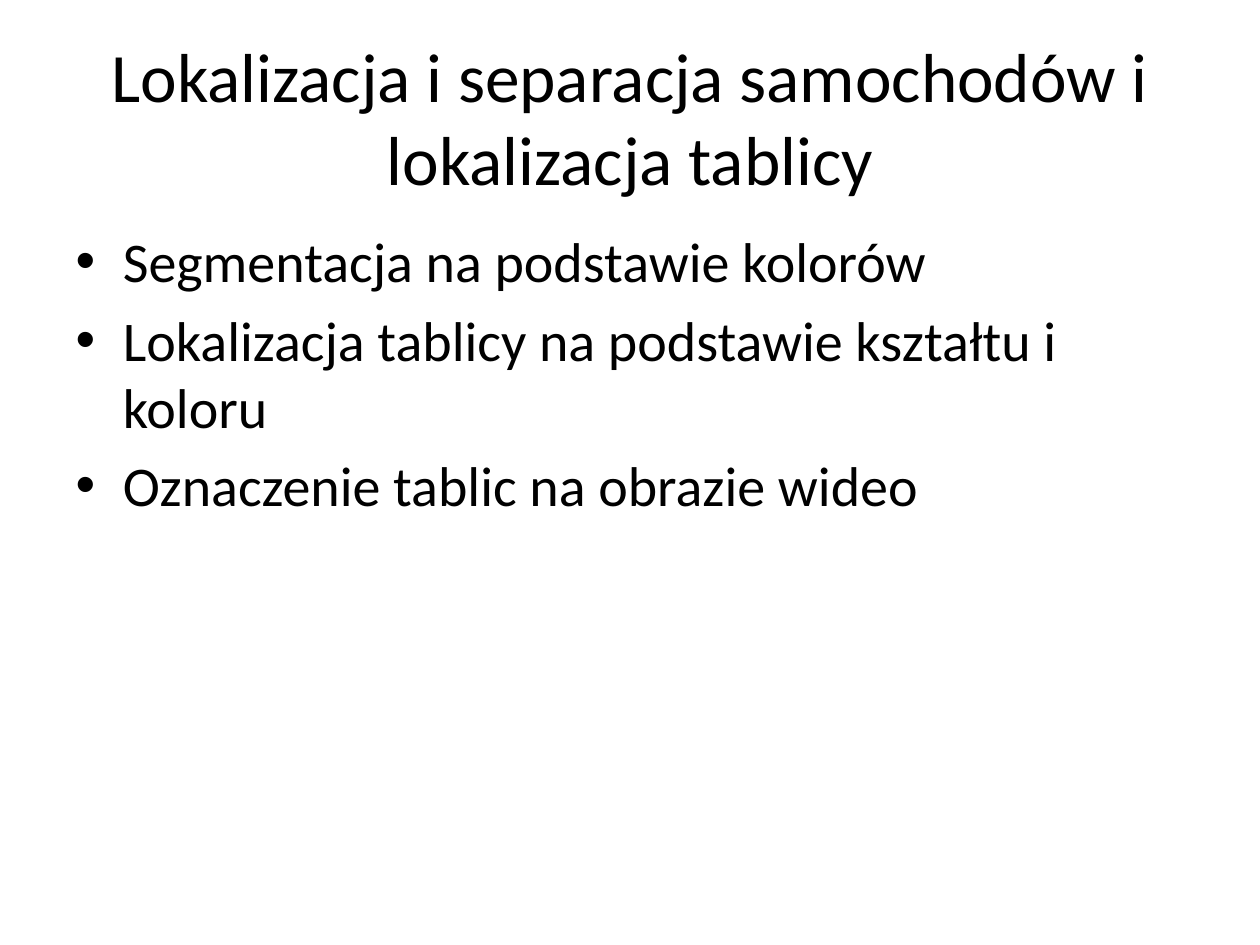
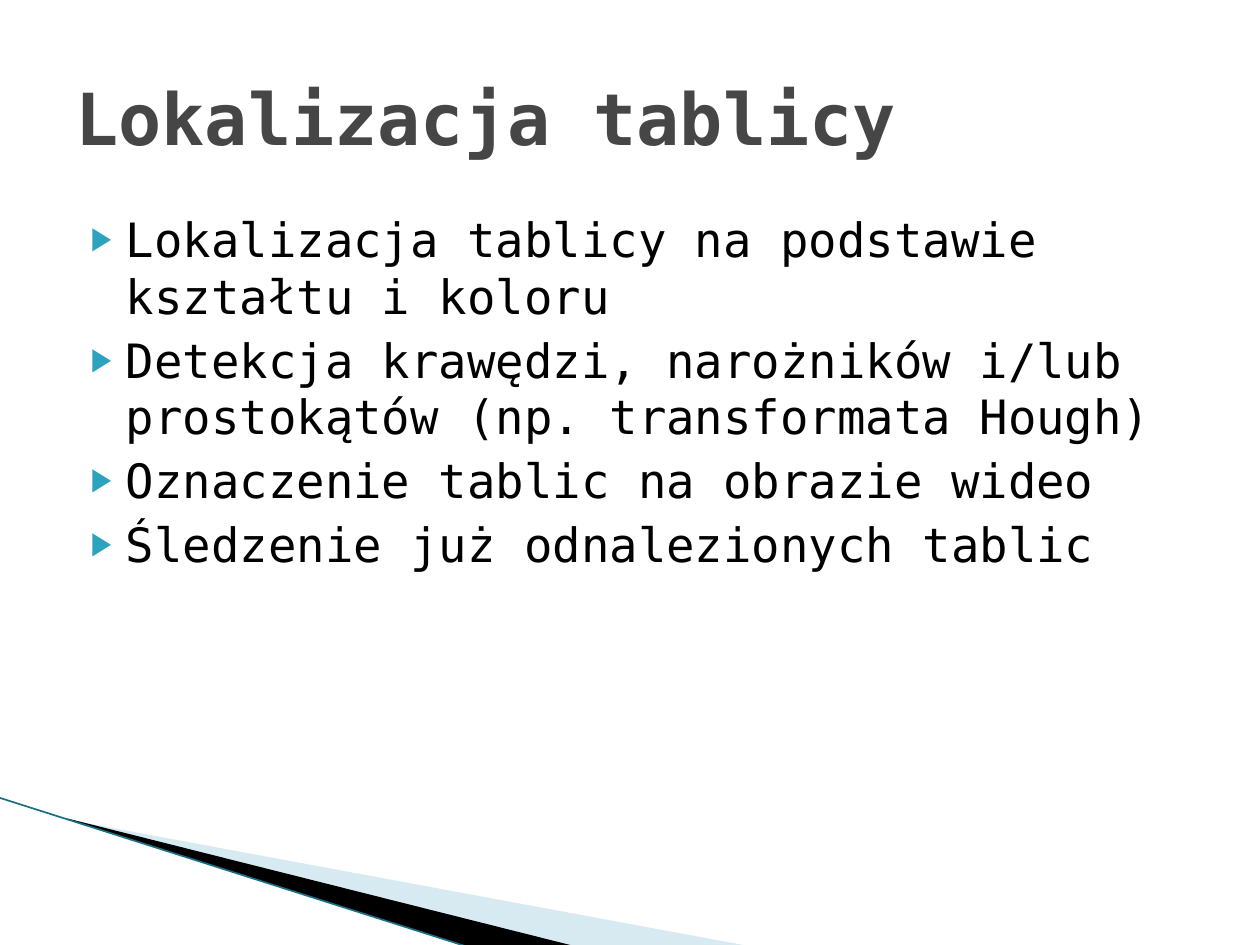
Before and after one commit to dworak/licence-plate-extractor, a slide deck: slide 8 of wizja systemu/Ekstrakcja widoków tablic rejestracyjnych z sekwencji wideo.pptx (slide 7 before the commit). Drawn at 1260x945 pixels with LibreOffice and Linux fonts; fonts in the diff are those of the drawing; background and template pictures are left out. Boxes give left, top, right and bottom in pixels: in the first picture for what was removed or moved away, otherwise in the second. Text is boxed around its words. In the diff, an @@ line names an element or a change of style, - is before the commit and + after.

```diff
--- a/wizja systemu/Ekstrakcja widoków tablic rejestracyjnych z sekwencji wideo.pptx
+++ b/wizja systemu/Ekstrakcja widoków tablic rejestracyjnych z sekwencji wideo.pptx
@@ title at (75,87,896,160): text changed; size 39.6 to 41 pt; font Calibri to DejaVu Sans Mono; text colour #000000 to #464646; bold on @@
-Lokalizacja i separacja samochodów i lokalizacja tablicy
+Lokalizacja tablicy
@@ text "Lokalizacja tablicy na podstawie kształtu ...": place and size @@
-text "Lokalizacja tablicy na podstawie kształtu ..." at (123,243,1056,507)
+text "Lokalizacja tablicy na podstawie kształtu ..." at (126,220,1151,572)
@@ text at (126,220,1093,499): size 32 to 27 pt, font Calibri to DejaVu Sans Mono in "Lokalizacja tablicy na podstawie kształtu i koloru", "Oznaczenie tablic na obrazie wideo"; bullet • to ▶; less space between paragraphs @@
@@ text at (123,243,925,292): paragraph removed @@
-• Segmentacja na podstawie kolorów
@@ text at (126,340,1151,444): paragraph added @@
+▶ Detekcja krawędzi, narożników i/lub prostokątów (np. transformata Hough)
@@ text at (126,523,1094,572): paragraph added @@
+▶ Śledzenie już odnalezionych tablic
@@ line added from (0, 798) to (467, 945), #97C5D8 0.95 pt @@
@@ freeform shape added at (67,818,576,945), fill #000000 @@
@@ freeform shape added at (69,819,750,945), fill #A0CBDC at 40% opacity @@
```
Also in this commit, not shown: 6 other slides changed, 3 slides added, 1 other file.
